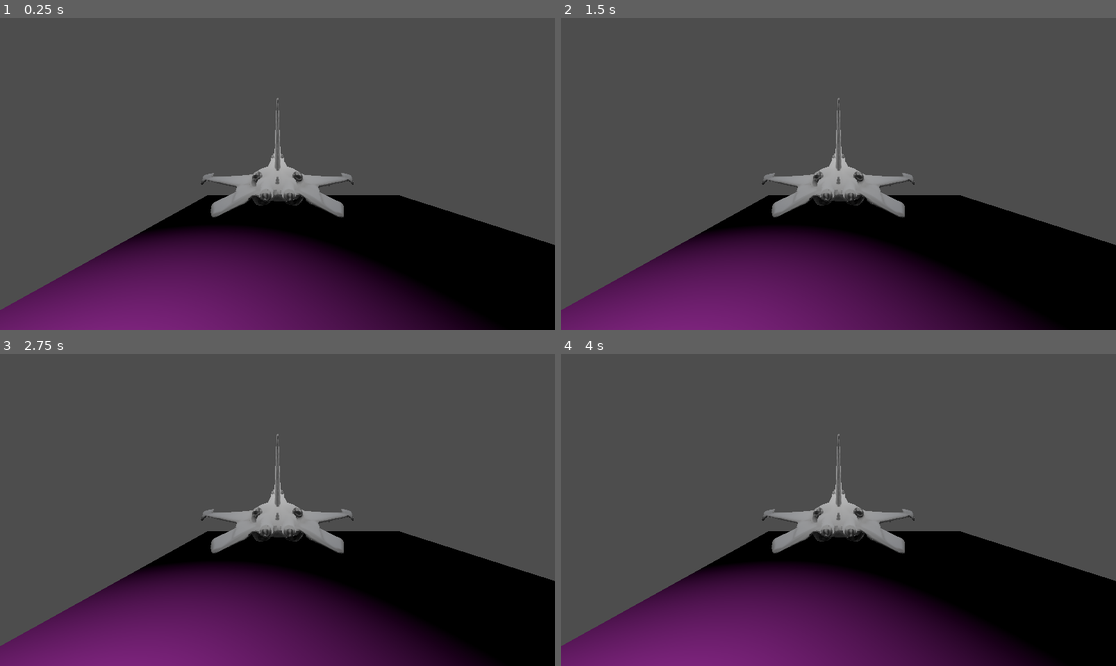
Above: before the commit, frames 1-4 (two rows, left to right).
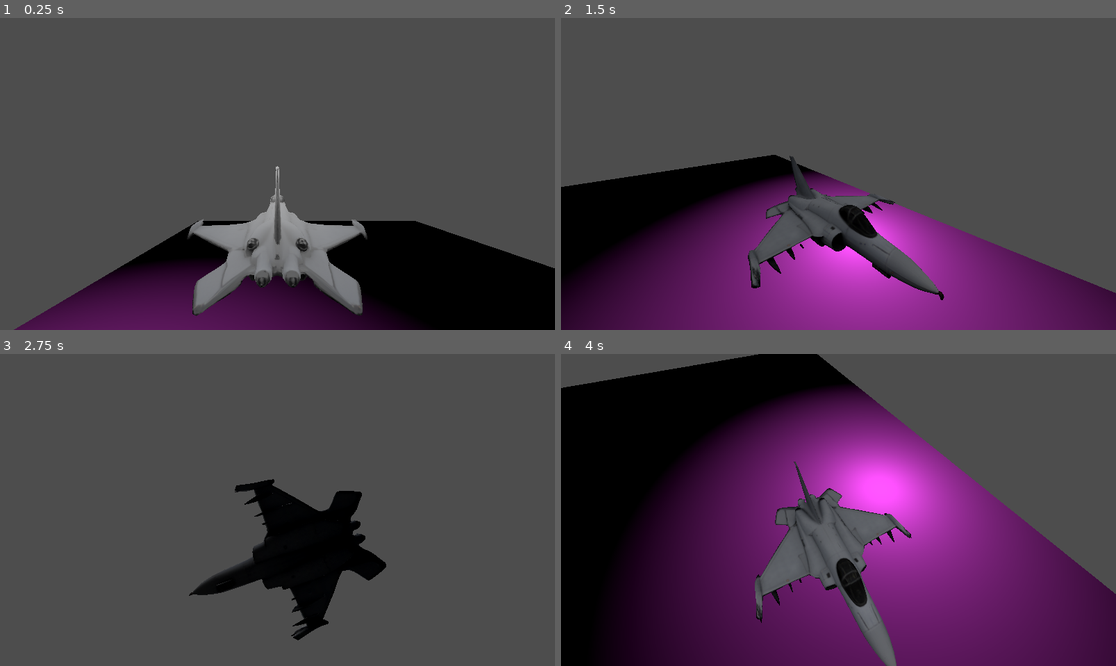
Above: after the commit, the same moments.

Repository: Wes-Ray/breach-vector
Game: Godot game, scene res://scenes/world_01.tscn
Same seed, same stepped clock (60 frames per second), same inputs: the game is played once before the commit and once after it.
Inputs (mouse positions are in pixels of both pictures, inside the frame that each line leads up to):
- Up to frame 1 (0.25 s): no input
- Up to frame 2 (1.5 s): tap Enter at 0.5 s; move the mouse to (960, 158) at 0.52 s; click (960, 158) at 0.67 s; tap Space at 1.25 s; move the mouse to (727, 189) at 1.27 s; click (727, 189) at 1.42 s
- Up to frame 3 (2.75 s): tap Enter at 2 s; move the mouse to (333, 441) at 2.02 s; click (333, 441) at 2.17 s
- Up to frame 4 (4 s): tap Space at 2.75 s; move the mouse to (810, 572) at 2.77 s; click (810, 572) at 2.92 s; tap Enter at 3.5 s; move the mouse to (1005, 556) at 3.52 s; click (1005, 556) at 3.67 s

The runs differ from the first frame. In frame 1, 26% of the frame differs, in the area x 0-100%, y 25-100%; in frame 2, 41%; in frame 3, 34%; in frame 4, 72%, in the area x 0-100%, y 0-100%.

Commit message:
end of day

Diff:
--- a/scenes/ship.tscn
+++ b/scenes/ship.tscn
@@ -17,10 +17,12 @@
 transform = Transform3D(1, 0, 0, 0, 1, 0, 0, 0, 1, 0.000938416, 0.0450897, 0)
 shape = SubResource("BoxShape3D_vhwgl")
 
-[node name="SpringArm3D" type="SpringArm3D" parent="."]
-transform = Transform3D(1, 0, 0, 0, 0.999289, -0.0377076, 0, 0.0377076, 0.999289, 0, 0.162934, -1.9401)
-collision_mask = 0
+[node name="Yaw" type="Node3D" parent="."]
+unique_name_in_owner = true
 
-[node name="Camera3D" type="Camera3D" parent="SpringArm3D"]
-transform = Transform3D(-1, 0, -8.74228e-08, -6.46508e-09, 0.997262, 0.0739518, 8.71834e-08, 0.0739518, -0.997262, 0, 0, 0)
-fov = 90.0
+[node name="Pitch" type="Node3D" parent="Yaw"]
+unique_name_in_owner = true
+
+[node name="Camera3D" type="Camera3D" parent="Yaw/Pitch"]
+transform = Transform3D(-1, 0, 8.74228e-08, 0, 1, 0, -8.74228e-08, 0, -1, 0, 0.269066, -0.88717)
+fov = 85.0
--- a/scripts/ship.gd
+++ b/scripts/ship.gd
@@ -1,12 +1,16 @@
 extends CharacterBody3D
 
-@onready var spring_arm_3d: SpringArm3D = $SpringArm3D
-@onready var camera_3d: Camera3D = $SpringArm3D/Camera3D
+@onready var yaw: Node3D = %Yaw
+@onready var pitch: Node3D = %Pitch
 
 var rotation_speed = 0.005
 
-func _unhandled_input(event: InputEvent) -> void:
-	if event is InputEventMouseMotion and event.button_mask == MOUSE_BUTTON_LEFT:
-		spring_arm_3d.rotate_y(-event.relative.x * rotation_speed)
-		spring_arm_3d.rotate_x(-event.relative.y * rotation_speed)
-		# rotation.x = clamp(rotation.x, -TAU/4, TAU/4)
+func _input(event:InputEvent) -> void:
+	if not event is InputEventMouseMotion:
+		return
+
+	var mouse_movement:Vector2 = event.relative / 300 * PI
+	yaw.rotate_y(-mouse_movement.x )
+	pitch.rotate_x(mouse_movement.y)
+
+	pitch.rotation.x = clamp(pitch.rotation.x, -TAU/4, TAU/4)
Not shown, changed: deploy_to_server.ps1
